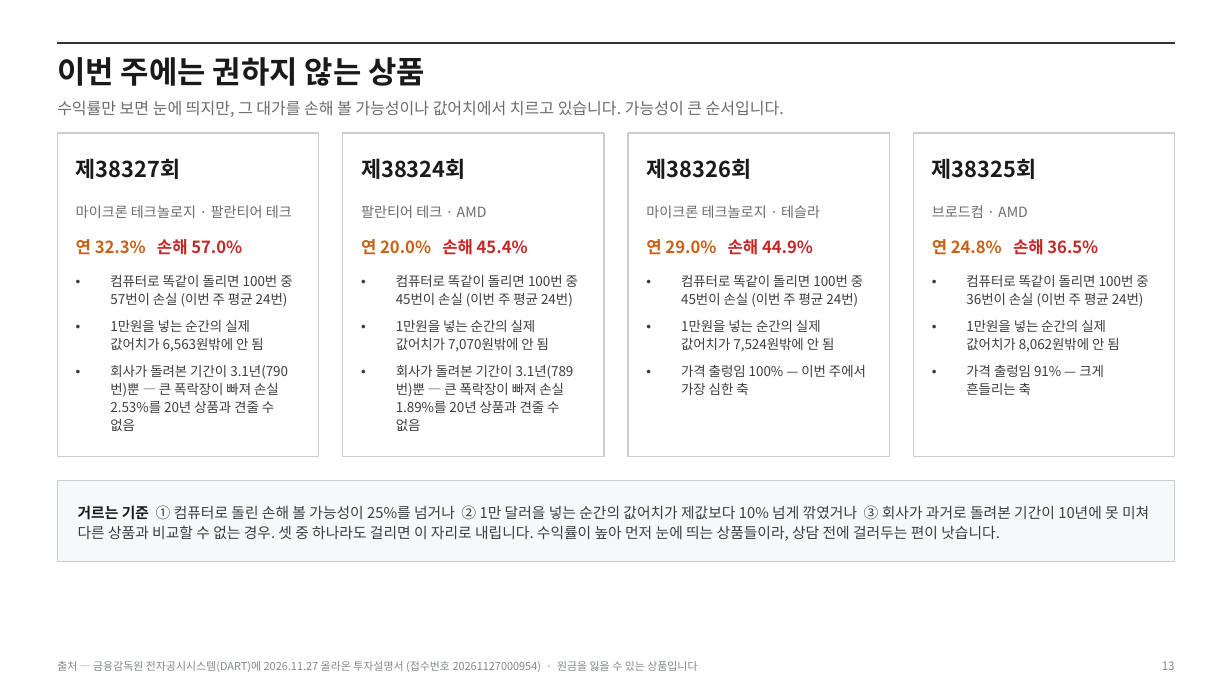
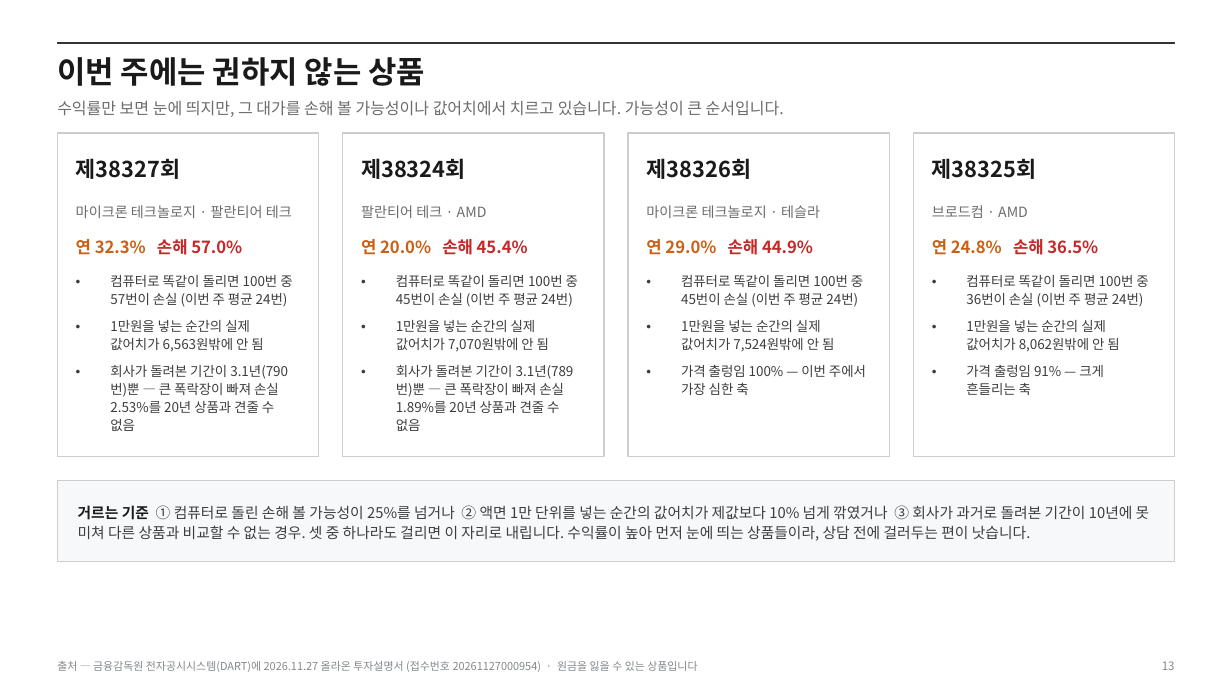
Before and after one commit to hanaroline/work_1, a slide deck: slide 13 of els-analysis-deck.pptx. Drawn at 1232x693 pixels with LibreOffice and Linux fonts; fonts in the diff are those of the drawing. Boxes give left, top, right and bottom in pixels: in the first picture for what was removed or moved away, otherwise in the second. Text is boxed around its words. In the diff, an @@ line names an element or a change of style, - is before the commit and + after.

```diff
--- a/els-analysis-deck.pptx
+++ b/els-analysis-deck.pptx
@@ text at (x1=78, y1=505, x2=1150, y2=541): text changed @@
-거르는 기준 ① 컴퓨터로 돌린 손해 볼 가능성이 25%를 넘거나 ② 1만 달러을 넣는 순간의 값어치가 제값보다 10% 넘게 깎였거나 ③ 회사가 과거로 돌려본 기간이 10년에 못 미쳐 다른 상품과 비교할 수 없는 경우. 셋 중 하나라도 걸리면 이 자리로 내립니다. 수익률이 높아 먼저 눈에 띄는 상품들이라, 상담 전에 걸러두는 편이 낫습니다.
+거르는 기준 ① 컴퓨터로 돌린 손해 볼 가능성이 25%를 넘거나 ② 액면 1만 단위를 넣는 순간의 값어치가 제값보다 10% 넘게 깎였거나 ③ 회사가 과거로 돌려본 기간이 10년에 못 미쳐 다른 상품과 비교할 수 없는 경우. 셋 중 하나라도 걸리면 이 자리로 내립니다. 수익률이 높아 먼저 눈에 띄는 상품들이라, 상담 전에 걸러두는 편이 낫습니다.
```
Also in this commit, not shown: 2 other slides changed, 17 other files.
